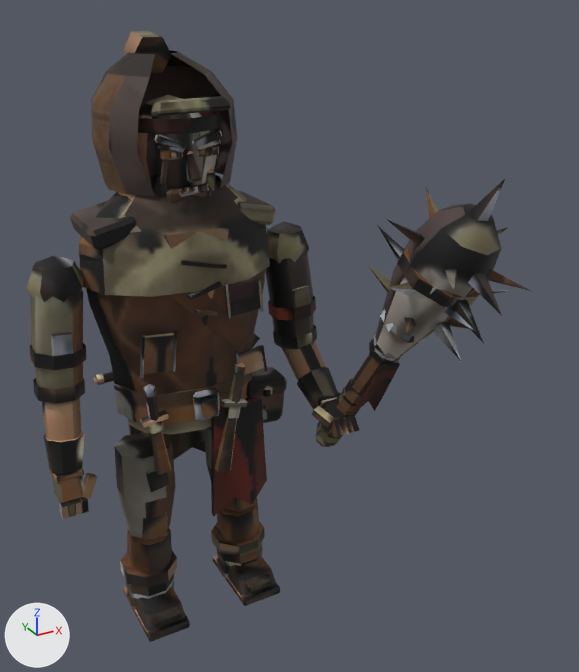
The glTF model public/models/bandit.glb, before and after one commit.
Before and after are seen from a camera (50 mm lens) standing at (-0.85, -2.27, 2.07) and looking at (0.26, -0.25, 1.06). Arrows for +X, +Y and +Z are at lower left; the lights stay in place. The older version comes first. Where no turn or scale is listed for an object, it has been applied to the vertices. Vertices at exactly the same position are counted once.

Names of what the first picture shows: 'ArmL', 'ArmR', 'Head', 'LegL', 'LegR', 'Torso', 'Weapon'.
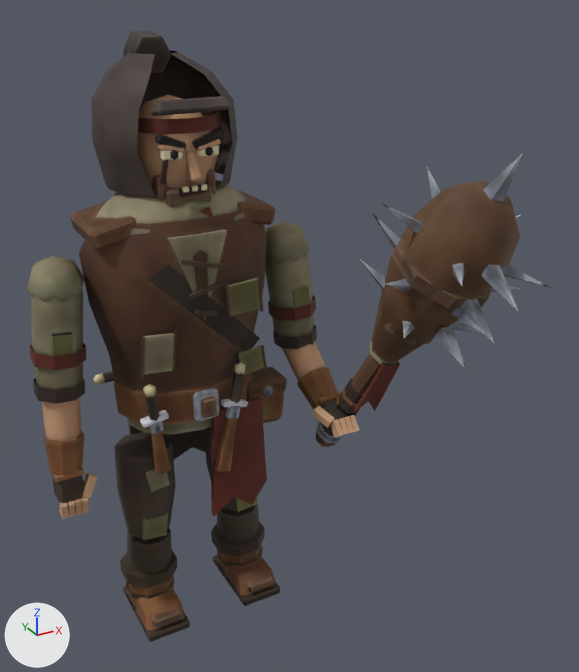
The change, as a diff of the scene's bpy script:
```diff
--- a/public/models/bandit.glb.py
+++ b/public/models/bandit.glb.py
@@ me_arml @@
 me_arml.from_pydata(...)  # 234 vertices, 388 faces; spans x -0.103..0.085, y -0.118..0.085, z -0.716..0.105
+# me_arml part 1: 388 kept faces spanning x -0.103..0.085, y -0.118..0.085, z -0.716..0.105 get new texture (UV) coordinates
 me_arml.materials.append(mat_atlas)
@@ me_armr @@
 me_armr.from_pydata(...)  # 234 vertices, 388 faces; spans x -0.085..0.111, y -0.333..0.085, z -0.581..0.105
+# me_armr part 2: 380 kept faces spanning x -0.085..0.111, y -0.333..0.085, z -0.581..0.105 get new texture (UV) coordinates
 me_armr.materials.append(mat_atlas)
@@ me_head @@
 me_head.from_pydata(...)  # 715 vertices, 1246 faces; spans x -0.215..0.215, y -0.203..0.355, z -0.358..0.323
+# me_head part 3: 1204 kept faces spanning x -0.215..0.215, y -0.203..0.355, z -0.358..0.323 get new texture (UV) coordinates
 me_head.materials.append(mat_atlas)
@@ me_legl @@
 me_legl.from_pydata(...)  # 240 vertices, 412 faces; spans x -0.109..0.088, y -0.195..0.095, z -0.692..-0.013
+# me_legl part 4: 412 kept faces spanning x -0.109..0.088, y -0.195..0.095, z -0.692..-0.013 get new texture (UV) coordinates
 me_legl.materials.append(mat_atlas)
@@ me_legr @@
 me_legr.from_pydata(...)  # 240 vertices, 412 faces; spans x -0.088..0.109, y -0.195..0.095, z -0.692..-0.013
+# me_legr part 5: 412 kept faces spanning x -0.088..0.109, y -0.195..0.095, z -0.692..-0.013 get new texture (UV) coordinates
 me_legr.materials.append(mat_atlas)
@@ me_torso @@
-me_torso.from_pydata(...)  # 964 vertices, 1712 faces; spans x -0.31..0.331, y -0.226..0.25, z -0.65..0.48
+me_torso.from_pydata(...)  # 928 vertices, 1664 faces; spans x -0.305..0.331, y -0.226..0.25, z -0.65..0.46
+# me_torso part 6: the loose piece of 6 vertices spanning x -0.1..0.1, y -0.201..-0.151, z 0.079..0.37 is rebuilt with 6 vertices and now spans x -0.09..0.09, y -0.2..-0.152, z 0.099..0.36
+# me_torso part 7
+# 48 vertices are removed from x -0.31..0.31, y -0.215..0.215, z 0.2..0.48
+# 72 faces are deleted
+# 12 vertices are added at x -0.25..0.25, y -0.16..0.16, z 0.4
+# 24 new faces join them, mat_atlas (picture img_bandit_atlas)
+# me_torso part 8: 1510 kept faces spanning x -0.305..0.331, y -0.226..0.25, z -0.65..0.46 get new texture (UV) coordinates
 me_torso.materials.append(mat_atlas)
@@ me_weapon @@
-me_weapon.from_pydata(...)  # 348 vertices, 564 faces; spans x -0.123..0.345, y -0.583..0.12, z -0.181..0.864
+me_weapon.from_pydata(...)  # 348 vertices, 564 faces; spans x -0.15..0.386, y -0.634..0.12, z -0.181..0.933
+# me_weapon part 9: the loose piece of 5 vertices spanning x 0.065..0.099, y -0.517..-0.387, z 0.461..0.503 is scaled about its middle by (1, 1.07, 1.03), then moved by (0.0, -0.033, 0.007)
+# me_weapon part 10: the loose piece of 5 vertices spanning x 0.109..0.153, y -0.479..-0.394, z 0.73..0.864 is scaled about its middle by (1.18, 1.15, 1.14), then moved by (0.009, -0.032, 0.06)
+# me_weapon part 11: the loose piece of 5 vertices spanning x 0.053..0.095, y -0.479..-0.356, z 0.359..0.44 is scaled about its middle by 1.08, then moved by (-0.002, -0.021, -0.011)
+# me_weapon part 12: the loose piece of 5 vertices spanning x 0.068..0.111, y -0.544..-0.404, z 0.436..0.527 is scaled about its middle by (1.08, 1.07, 1.07), then moved by (0.003, -0.036, 0.015)
+# me_weapon part 13: the loose piece of 5 vertices spanning x 0.084..0.126, y -0.583..-0.452, z 0.528..0.613 is scaled about its middle by 1.08, then moved by (0.006, -0.046, 0.032)
+# me_weapon part 14: 145 of 348 vertices moved; they spanned x -0.123..0.345, y -0.541..-0.099, z 0.223..0.782 and now span x -0.15..0.386, y -0.587..-0.095, z 0.221..0.841; mean shift (0.004, -0.011, 0.021); largest move (0.17, -0.386, 0.762) -> (0.189, -0.413, 0.825)
+# me_weapon part 15: texture (UV) coordinates of 564 of 564 faces, centred in x -0.065..0.263, y -0.507..0.11, z -0.177..0.79, changed; they spanned u 0.01..0.97, v 0.01..0.97 and now span u 0.01..0.97, v 0.01..0.97
 me_weapon.materials.append(mat_atlas)
```

Pixel boxes [x1, y1, x2, y2] of what changed, in the pictures (579 x 672 px; the box of a moved part takes in the faces that stretch with it):
'Torso', reshaped: before [70, 175, 287, 516]; after [70, 180, 287, 516]
'Weapon', reshaped, surface changed (9% wider, 10% taller): before [315, 179, 531, 447]; after [315, 153, 551, 447]
part 1 of me_arml, surface changed: [30, 256, 97, 519] in both
part 2 of me_armr, surface changed (lighter): [265, 221, 359, 437] in both
part 3 of me_head, surface changed: before [91, 31, 236, 203]; after [91, 31, 236, 216]
part 4 of me_legl, surface changed: [114, 432, 190, 640] in both
part 5 of me_legr, surface changed: [204, 427, 280, 605] in both
part 6 of me_torso, rebuilt (9% narrower, 10% shorter): before [164, 226, 230, 326]; after [167, 229, 227, 319]
part 7 of me_torso, cut back: before [79, 175, 270, 297]; after [79, 209, 267, 261]
part 8 of me_torso, surface changed: [70, 180, 287, 516] in both
part 9 of me_weapon, moved or reshaped: before [444, 307, 476, 332]; after [452, 309, 486, 335]
part 10 of me_weapon, moved or reshaped: before [470, 179, 505, 221]; after [483, 153, 523, 202]
part 11 of me_weapon, moved or reshaped: before [433, 322, 461, 361]; after [435, 327, 466, 369]
part 12 of me_weapon, moved or reshaped: before [450, 300, 484, 344]; after [460, 299, 495, 344]
part 13 of me_weapon, moved or reshaped: before [468, 273, 502, 316]; after [481, 265, 518, 311]
part 14 of me_weapon, moved or reshaped: before [367, 186, 531, 361]; after [360, 167, 549, 364]
part 15 of me_weapon, surface changed: before [315, 179, 531, 447]; after [315, 153, 549, 447]
